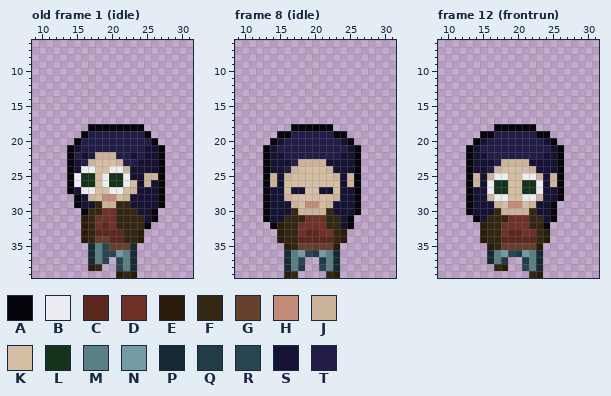
Edited in one commit: pixel-art file (assets/sprites/player/alice/alice.aseprite). This is how it looked before the edit.
40x40 pixels, 32 frames. Shown: old frame 1 (idle): x 9..31, y 6..39; frame 8 (idle): x 9..31, y 6..39; frame 12 (frontrun): x 9..31, y 6..39. The commit also changed other frames, which this record leaves out.
Palette (. is transparent): A #04040a  B #edecf2  C #5c271f  D #6e3228  E #291d0a  F #332612  G #66402c  H #c28c79  J #ccb49a  K #d6bea5  L #15331a  M #5c7e85  N #749ba3  P #152a33  Q #213b47  R #294552  S #151233  T #211d47
Pixels before, old frame 1 (idle), first column x 14:
18 ...AAAAAAAA...
19 ..ATTTTTTTTA..
20 .ATTTTTTTTTTA.
21 ASTTTTTTTTTSSA
22 ATSTJJJTTSTSSA
23 ASTJKKKJTTSSSA
24 ASBBKKBBJSSSSA
25 ABLLKBLLBSSJJA
26 ABLLKBLLBKSJSA
27 ASBBKKBBKJSSSA
28 .ASJKHHKJSSSSA
29 .ASSFJJFFSSSSA
30 ..AFFDDFFFSSA.
31 ..EFDDDFFFFSA.
32 ..EFDCDFFFFA..
33 ..EFCCCCFFE...
34 ..EFGGCCFFE...
35 ...PMRGGGP....
36 ...PMRRNMP....
37 ...PMR.RMP....
38 ...EF..RMP....
39 .......EFE....
Pixels before, frame 8 (idle), first column x 13:
18 ....AAAAAA....
19 ..AATTTTTTAA..
20 .ASTTTTTTTTSA.
21 ASTTTTTTTTTTSA
22 ASSTTTTTTTTSSA
23 ASSSTJJJJSSSSA
24 ASSTJKKKKJSSSA
25 AJSJKKKKKKJSJA
26 AJSKKKKKKKKSJA
27 ASSKSSKKSSKSSA
28 ASSJKKKKKKJSSA
29 ASSSJKHHKJSSSA
30 ASSSFJJJJFSSSA
31 ASSFFFDDDFFSA.
32 .AEFFDDDDFFSA.
33 ..EFFDCCDDFE..
34 ..EFFCCCCCFE..
35 ...EFGGGGGE...
36 ...PMNRQNMP...
37 ...PMR..QMP...
38 ...PMQ..RMP...
39 ...EF....FE...
Pixels before, frame 12 (frontrun), first column x 13:
18 ....AAAAAA....
19 ..AATTTTTTAA..
20 .ASTTTTTTTTSA.
21 ASTTTTTTTTTTSA
22 ASSTTTTTTTTSSA
23 ASSSTJJJJSSSSA
24 ASSTJKKKKJSSSA
25 AJSJBBKKBBJSJA
26 AJSBLLKKLLBSJA
27 ASSBLLKKLLBSSA
28 ASSJBBKKBBJSSA
29 ASSSJKHHKJSSA.
30 ASSSFJJJJFSSA.
31 .ASFFFDDDFFSA.
32 ..EFFDDDDFFA..
33 ..EFFDCCDDFE..
34 ..EFFCCCCCFE..
35 ...EFGGGGGE...
36 ...PMNRQNMP...
37 ...PMQ..QMP...
38 ....FE..RMP...
39 .........FE...
And afterwards:
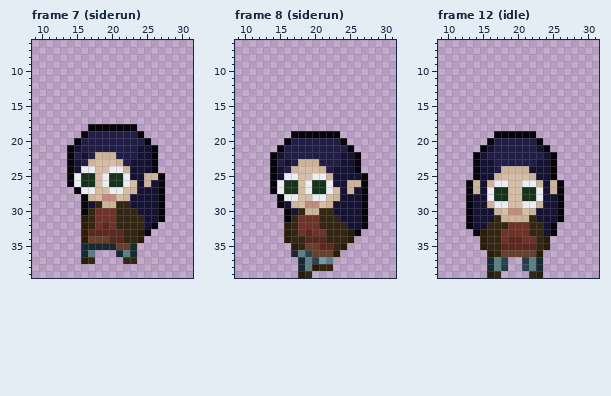
A new or re-ordered frame is compared with the old frame closest to it.
Difference:
frames re-ordered
Frame 7 (siderun) against old frame 1 (idle), layer "alice":
y 18: x 24 A -> .
y 19: x 24..25 TA -> A.
y 20: x 25..26 TA -> A.
y 21: x 24 T -> S; x 26..27 SA -> A.
y 22: x 23..24 ST -> TS; x 26..27 SA -> A.
y 23: x 23 T -> S; x 26..27 SA -> A.
y 24: x 26..27 SA -> A.
y 27: x 14..15 AS -> .A
y 28..29: x 15..16 AS -> .A
y 30: x 18 F -> D; x 26..27 A. -> SA
y 31: x 26..27 A. -> SA
y 32: x 25..26 A. -> SA
y 33: x 17 F -> C; x 25 . -> A
y 34: x 17 F -> G
y 35: x 16 . -> P; x 18..20 MRG -> PPP
y 36: x 16..21 .PMRRN -> PM...P
y 37: x 16..19 .PMR -> EF..; x 21..23 RMP -> .FF
y 38: x 17..18 EF -> ..; x 21..23 RMP -> ...
y 39: x 21..23 EFE -> ...
Frame 8 (siderun), layer "alice":
y 18: x 17..22 AAAAAA -> ......
y 19: x 15..22 AATTTTTT -> ..AAAAAA; x 24 A -> .
y 20: x 14..16 AST -> ..A; x 24..25 SA -> A.
y 21: x 13..15 AST -> ..A; x 25..26 SA -> A.
y 22: x 13..14 AS -> .A
y 23: x 13..15 ASS -> .AT; x 21..23 JSS -> TTT
y 24: x 13..14 AS -> .A; x 21..22 KJ -> JT
y 25: x 13..14 AJ -> .A; x 16..17 JK -> BB; x 20..23 KKKJ -> BBJS; x 25..27 JA. -> SSA
y 26: x 13..17 AJSKK -> .ABLL; x 19..23 KKKKK -> BLLBS; x 26..27 A. -> JA
y 27: x 13..22 ASSKSSKKSS -> .ABLLKBLLB; x 25..27 SA. -> JSA
y 28: x 13..17 ASSJK -> ..ABB; x 20..21 KK -> BB; x 26..27 A. -> SA
y 29: x 13..15 ASS -> ..A; x 26..27 A. -> SA
y 30: x 13..18 ASSSFJ -> ...ASF; x 21 J -> F; x 26..27 A. -> SA
y 31: x 13..16 ASSF -> ...A; x 18 F -> D; x 21 D -> F; x 25..27 A.. -> SSA
y 32: x 14..16 AEF -> ..E; x 21 D -> F; x 24..27 SA.. -> FSSA
y 33: x 15..16 EF -> .E; x 20 C -> D; x 22 D -> F; x 24..26 E.. -> FEA
y 34: x 15..16 EF -> .E; x 18 C -> F; x 22 C -> F; x 24..25 E. -> FE
y 35: x 16..18 EFG -> .EF; x 21..24 GGE. -> CCFE
y 36: x 16..18 PMN -> .PM; x 20..23 QNMP -> GGGE
y 37: x 16..21 PMR..Q -> ..PMRN; x 23 P -> .
y 38: x 16..23 PMQ..RMP -> ..PMEFF.
y 39: x 16..19 EF.. -> ..EF; x 22..23 FE -> ..
Frame 12 (idle), layer "alice":
y 18: x 17..22 AAAAAA -> ......
y 19: x 15..24 AATTTTTTAA -> ..AAAAAA..
y 20: x 14..16 AST -> ..A; x 23..25 TSA -> A..
y 21: x 13..16 ASTT -> ..AS; x 23..26 TTSA -> SA..
y 22: x 13..14 AS -> .A; x 25..26 SA -> A.
y 23: x 13..14 AS -> .A; x 18..22 JJJJS -> TTTTT; x 25..26 SA -> A.
y 24: x 13..14 AS -> .A; x 16..22 TJKKKKJ -> STJJJJS; x 25..26 SA -> A.
y 25: x 13..14 AJ -> .A; x 16..18 JBB -> SJK; x 21..23 BBJ -> KJS; x 25..26 JA -> A.
y 26: x 16..18 BLL -> JBB; x 21..23 LLB -> BBJ
y 27: x 14 S -> J; x 25 S -> J
y 28: x 16..18 JBB -> BLL; x 21..23 BBJ -> LLB
y 29: x 16..23 SJKHHKJS -> JBBKKBBJ; x 25..26 A. -> SA
y 30: x 17..22 FJJJJF -> JKHHKJ; x 25..26 A. -> SA
y 31: x 13..14 .A -> AS; x 16 F -> S; x 18..21 FDDD -> JJJJ; x 23 F -> S; x 25..26 A. -> SA
y 32: x 13..15 ..E -> ASS; x 18 D -> F; x 24..25 A. -> SA
y 33: x 14 . -> A; x 19..20 CC -> DD; x 22 D -> F; x 24..25 E. -> SA
y 34: x 18 C -> D; x 21..22 CC -> DD
y 35: x 15..16 .E -> EF; x 18..24 GGGGGE. -> CCCCCFE
y 36: x 16..23 PMNRQNMP -> EFGGGGGE
y 37: x 18 Q -> R
y 38: x 16..18 .FE -> PMQ
y 39: x 16..17 .. -> EF
Boxes around the changes in both pictures, in picture pixels (x1, y1, x2, y2):
changed: (130, 124, 165, 173)
changed: (67, 187, 165, 278)
changed: (263, 124, 368, 278)
changed: (466, 124, 564, 278)
